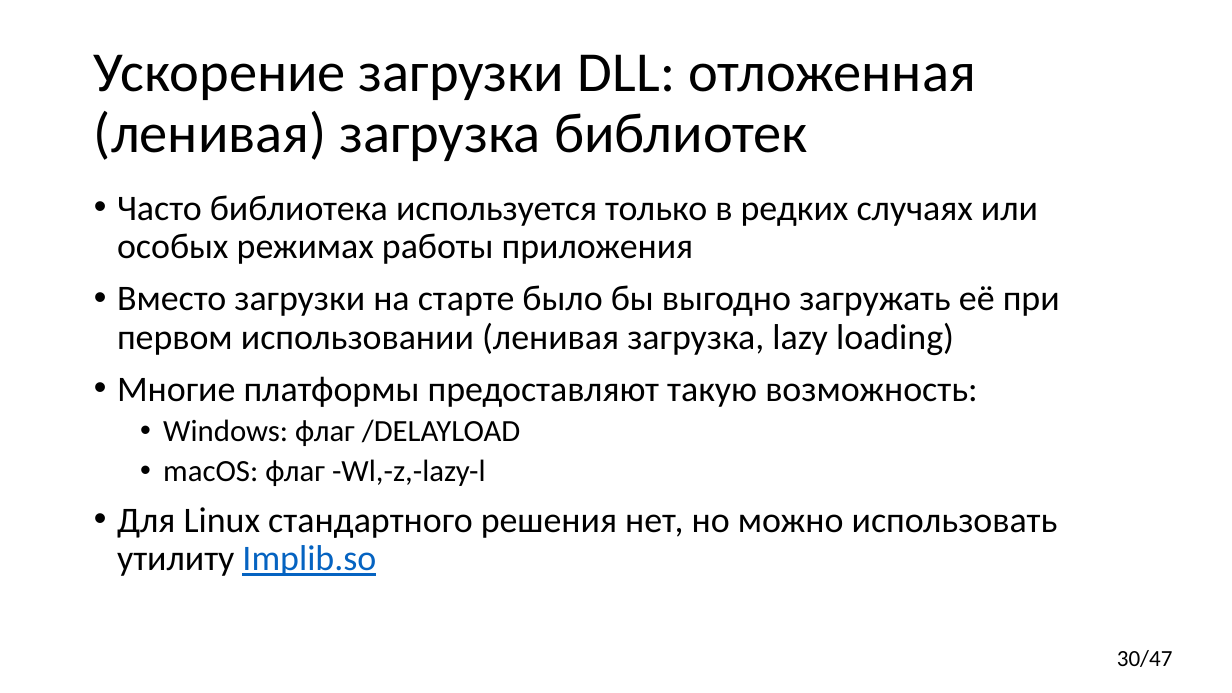
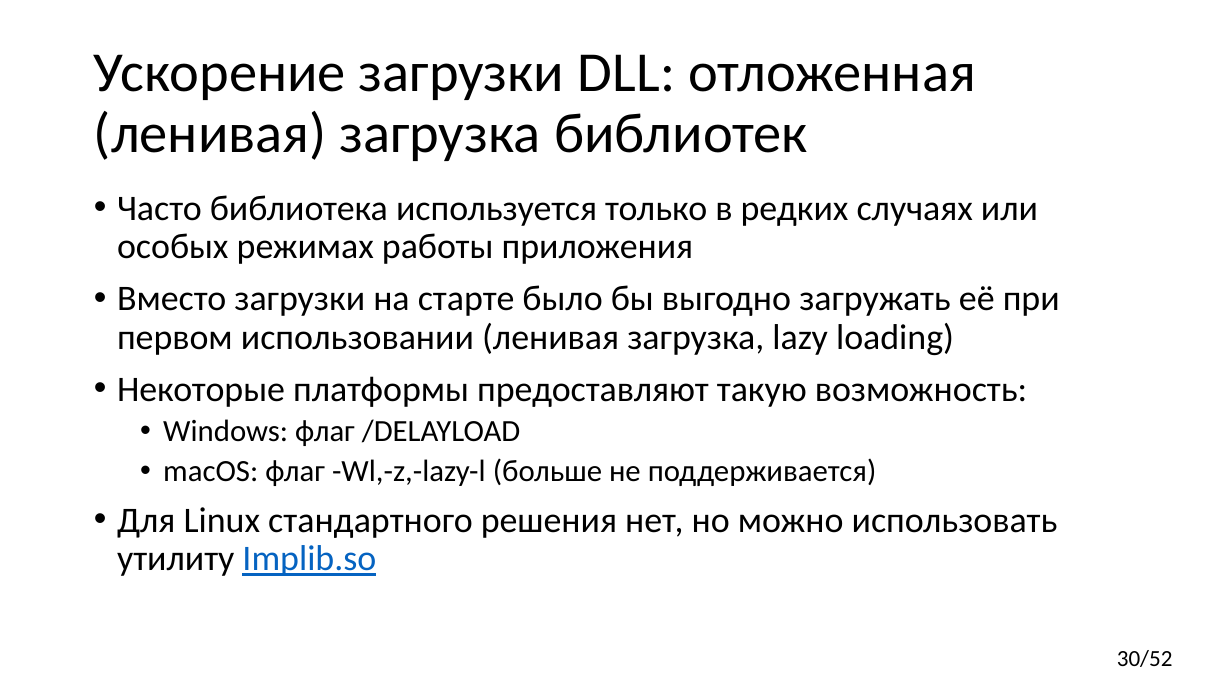
Before and after one commit to yugr/CppRussia, a slide deck: slide 30 of 2024/RU.pptx. Drawn at 1232x693 pixels with LibreOffice and Linux fonts; fonts in the diff are those of the drawing. Boxes give left, top, right and bottom in pixels: in the first picture for what was removed or moved away, otherwise in the second. Text is boxed around its words. In the diff, an @@ line names an element or a change of style, - is before the commit and + after.

```diff
--- a/2024/RU.pptx
+++ b/2024/RU.pptx
@@ text at (x1=117, y1=376, x2=1027, y2=407): text changed @@
-• Многие платформы предоставляют такую возможность:
+• Некоторые платформы предоставляют такую возможность:
@@ text at (x1=163, y1=458, x2=877, y2=486): text changed @@
-  • macOS: флаг -Wl,-z,-lazy-l
+  • macOS: флаг -Wl,-z,-lazy-l (больше не поддерживается)
@@ page number at (x1=1117, y1=650, x2=1173, y2=667): text changed @@
-30/47
+30/52
```
Also in this commit, not shown: 5 other slides changed, 2 slides added.
